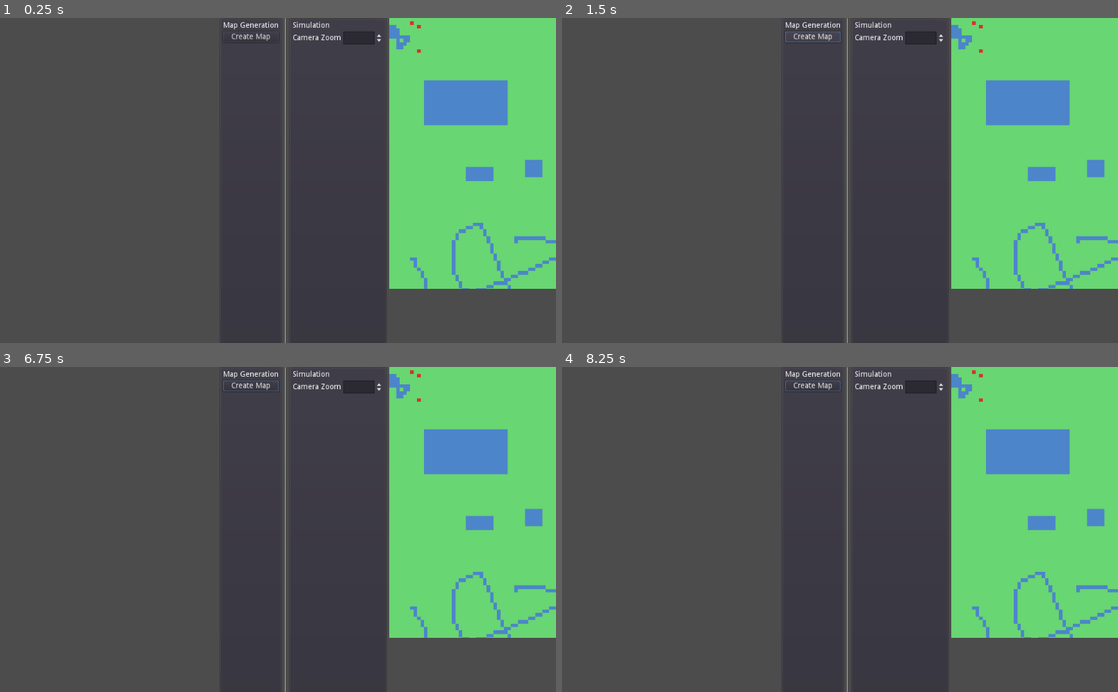
Above: before the commit, frames 1-4 (two rows, left to right).
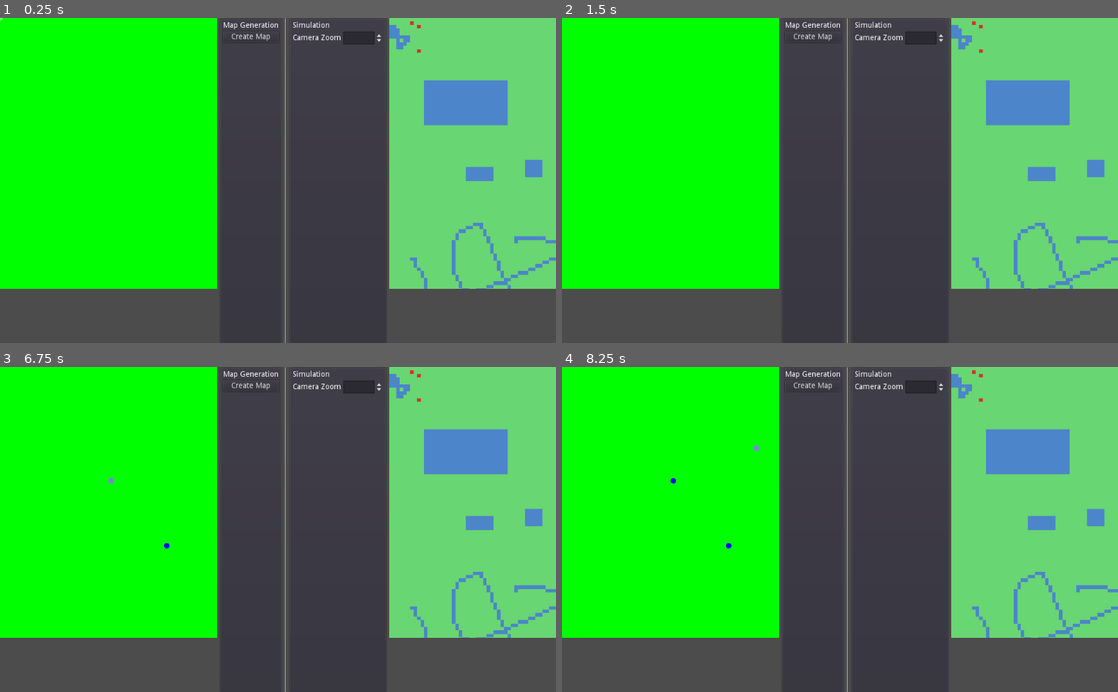
Above: after the commit, the same moments.

Repository: PSchlagnitweit/darwin_selection
Game: Godot game, scene res://scenes/Main.tscn
Same seed, same stepped clock (60 frames per second), same inputs: the game is played once before the commit and once after it. This scene is started directly instead of the project's main scene.
Inputs (mouse positions are in pixels of both pictures, inside the frame that each line leads up to):
- Up to frame 1 (0.25 s): no input
- Up to frame 2 (1.5 s): click "Create Map" at 0.5 s; click "Create Map" at 1.25 s
- Up to frame 3 (6.75 s): click "Create Map" at 2 s; tap Enter at 2.75, 4.25, 5.75 s; move the mouse to (400, 513) at 2.77 s; click (400, 513) at 2.92 s; tap Space at 3.5, 5, 6.5 s; move the mouse to (166, 545) at 3.52 s; click (166, 545) at 3.67 s; move the mouse to (333, 458) at 4.27 s; click (333, 458) at 4.42 s; move the mouse to (250, 594) at 5.02 s; click (250, 594) at 5.17 s; move the mouse to (444, 578) at 5.77 s; click (444, 578) at 5.92 s; move the mouse to (111, 480) at 6.52 s; click (111, 480) at 6.67 s
- Up to frame 4 (8.25 s): move the mouse to (867, 529) at 7.27 s; click (867, 529) at 7.42 s; move the mouse to (756, 448) at 8.02 s; click (756, 448) at 8.17 s

The runs differ from the first frame. In frame 1, 33% of the frame differs, in the area x 0-40%, y 0-84%; in frame 2, 33%, in the area x 0-51%, y 0-84%; in frame 3, 33%; in frame 4, 33%.

Commit message:
feat(mapgen): Enable Drawing on mapgen

Diff:
--- /dev/null
+++ b/material/MapGen.shader
@@ -0,0 +1,94 @@
+shader_type canvas_item;
+
+uniform bool mouse_pressed = false;
+uniform int mouse_button_index;
+uniform vec2 mouse_position = vec2(0., 0.);
+uniform float fireProbability;
+uniform float treeProbability;
+uniform float click_threshold = 1.0;
+
+const int LEFT_CLICK = 1;
+const int RIGHT_CLICK = 2;
+const int MIDDLE_CLICK = 3;
+
+const vec4 food = vec4(1.0, 0.0, 0.0, 1.0);
+const vec4 land = vec4(0.0, 1.0, 0.0, 1.0);
+const vec4 water = vec4(0.0, 0.0, 1.0, 1.0);
+
+const vec2 top_left_offset = vec2(-1.0, -1.0);
+const vec2 top_middle_offset = vec2(0.0, -1.0);
+const vec2 top_right_offset = vec2(1.0, -1.0);
+const vec2 center_left_offset = vec2(-1.0, 0.0);
+const vec2 center_right_offset = vec2(1.0, 0.0);
+const vec2 bottom_left_offset = vec2(-1.0, 1.0);
+const vec2 bottom_middle_offset = vec2(0.0, 1.0);
+const vec2 bottom_right_offset = vec2(1.0, 1.0);
+
+const vec4 epsilon = vec4(0.001);
+
+// https://godotshaders.com/snippet/random-value/
+float random (vec2 uv) {
+	uv =  sin(uv + TIME);
+    return fract(sin(dot(uv.xy,
+        vec2(12.9898,78.233))) * 43758.5453123);
+}
+
+
+void fragment() {
+	vec2 uv = SCREEN_UV;
+	vec2 sz = SCREEN_PIXEL_SIZE;
+
+	vec4 cell = texture(TEXTURE, SCREEN_UV);
+	if(cell.a < 1.0) {
+		cell = land;
+	}
+
+	vec4 result = cell;
+
+	if(mouse_pressed && length((uv / sz) - mouse_position) < click_threshold) {
+		if (mouse_button_index == LEFT_CLICK) {
+			result = water;
+		} else if(mouse_button_index == RIGHT_CLICK) {
+			result = land;
+		} else if(mouse_button_index == MIDDLE_CLICK) {
+			result = food;
+		}
+	}
+	// TODO generation logic
+
+//	else if (cell.g > 0.0) {
+//
+//		// Moore Neighbourhood
+////			int neighbourFireCount =
+////				(texture(TEXTURE, SCREEN_UV + top_left_offset * SCREEN_PIXEL_SIZE).r > 0.0 ? 1 : 0) +
+////				(texture(TEXTURE, SCREEN_UV + top_middle_offset * SCREEN_PIXEL_SIZE).r > 0.0 ? 1 : 0) +
+////				(texture(TEXTURE, SCREEN_UV + top_right_offset * SCREEN_PIXEL_SIZE).r > 0.0 ? 1 : 0) +
+////				(texture(TEXTURE, SCREEN_UV + center_left_offset * SCREEN_PIXEL_SIZE).r > 0.0 ? 1 : 0) +
+////				(texture(TEXTURE, SCREEN_UV + center_right_offset * SCREEN_PIXEL_SIZE).r > 0.0 ? 1 : 0) +
+////				(texture(TEXTURE, SCREEN_UV + bottom_left_offset * SCREEN_PIXEL_SIZE).r > 0.0 ? 1 : 0) +
+////				(texture(TEXTURE, SCREEN_UV + bottom_middle_offset * SCREEN_PIXEL_SIZE).r > 0.0 ? 1 : 0) +
+////				(texture(TEXTURE, SCREEN_UV + bottom_right_offset * SCREEN_PIXEL_SIZE).r > 0.0 ? 1 : 0);
+//		// Von Neumann neighbourhood
+//		int neighbourFireCount =
+//			(texture(TEXTURE, SCREEN_UV + top_middle_offset * SCREEN_PIXEL_SIZE).r > 0.0 ? 1 : 0) +
+//			(texture(TEXTURE, SCREEN_UV + center_left_offset * SCREEN_PIXEL_SIZE).r > 0.0 ? 1 : 0) +
+//			(texture(TEXTURE, SCREEN_UV + center_right_offset * SCREEN_PIXEL_SIZE).r > 0.0 ? 1 : 0) +
+//			(texture(TEXTURE, SCREEN_UV + bottom_middle_offset * SCREEN_PIXEL_SIZE).r > 0.0 ? 1 : 0);
+//
+//		// A cell containing a tree will catch on fire, if at least one neighbor is on fire
+//		// A cell containing a tree without a neighbor on fire will catch fire with a probability
+//		if(neighbourFireCount > 0) {
+//			result = fire;
+//		} else if(random(uv) < fireProbability) {
+//			result = fire;
+//		}
+//	} else if (cell.r > 0.0) {
+//		// A cell with a burning tree will become empty
+//		result = empty;
+//	} else if(random(uv) < treeProbability) {
+//		// An empty cell will grow a new tree with a probability
+//		result = tree;
+//	}
+
+	COLOR = result;
+}
--- /dev/null
+++ b/material/MapGenShaderMaterial.tres
@@ -0,0 +1,12 @@
+[gd_resource type="ShaderMaterial" load_steps=2 format=2]
+
+[ext_resource path="res://material/MapGen.shader" type="Shader" id=1]
+
+[resource]
+shader = ExtResource( 1 )
+shader_param/mouse_pressed = false
+shader_param/mouse_button_index = null
+shader_param/mouse_position = Vector2( 0, 0 )
+shader_param/fireProbability = null
+shader_param/treeProbability = null
+shader_param/click_threshold = 1.0
--- a/scenes/Main.tscn
+++ b/scenes/Main.tscn
@@ -1,7 +1,8 @@
-[gd_scene load_steps=3 format=2]
+[gd_scene load_steps=4 format=2]
 
 [ext_resource path="res://scenes/TileMap.tscn" type="PackedScene" id=1]
 [ext_resource path="res://scripts/SimulationUI.gd" type="Script" id=2]
+[ext_resource path="res://scenes/MapGen.tscn" type="PackedScene" id=3]
 
 [node name="MarginContainer" type="MarginContainer"]
 margin_right = 2092.0
@@ -19,6 +20,8 @@
 size = Vector2( 400, 500 )
 handle_input_locally = false
 render_target_update_mode = 3
+
+[node name="MapGen" parent="VBoxContainer/MapGenViewportContainer/Viewport" instance=ExtResource( 3 )]
 
 [node name="HBoxContainer" type="HBoxContainer" parent="VBoxContainer"]
 margin_left = 404.0
--- /dev/null
+++ b/scenes/MapGen.tscn
@@ -0,0 +1,37 @@
+[gd_scene load_steps=6 format=2]
+
+[ext_resource path="res://scripts/mapgen/Sprite1.gd" type="Script" id=1]
+[ext_resource path="res://scripts/mapgen/Sprite2.gd" type="Script" id=2]
+[ext_resource path="res://scripts/mapgen/TextureRectFinalDisplay.gd" type="Script" id=3]
+[ext_resource path="res://material/MapGenShaderMaterial.tres" type="Material" id=4]
+
+[sub_resource type="ViewportTexture" id=1]
+viewport_path = NodePath("Viewport2")
+
+[node name="MapGen" type="Control"]
+margin_right = 40.0
+margin_bottom = 40.0
+
+[node name="Viewport1" type="Viewport" parent="."]
+size = Vector2( 500, 500 )
+transparent_bg = true
+
+[node name="Sprite1" type="Sprite" parent="Viewport1"]
+material = ExtResource( 4 )
+scale = Vector2( 2, 2 )
+script = ExtResource( 1 )
+
+[node name="Viewport2" type="Viewport" parent="."]
+size = Vector2( 500, 500 )
+transparent_bg = true
+
+[node name="Sprite2" type="Sprite" parent="Viewport2"]
+material = ExtResource( 4 )
+scale = Vector2( 2, 2 )
+script = ExtResource( 2 )
+
+[node name="TextureRectFinalDisplay" type="TextureRect" parent="."]
+margin_right = 40.0
+margin_bottom = 40.0
+texture = SubResource( 1 )
+script = ExtResource( 3 )
--- /dev/null
+++ b/scripts/mapgen/Sprite1.gd
@@ -0,0 +1,5 @@
+extends Sprite
+
+func _ready():
+	self.texture = $"../../Viewport2".get_texture()
+	self.texture.set_flags(self.texture.flags | Texture.FLAG_REPEAT)
--- /dev/null
+++ b/scripts/mapgen/Sprite2.gd
@@ -0,0 +1,5 @@
+extends Sprite
+
+func _ready():
+	self.texture = $"../../Viewport1".get_texture()
+	self.texture.set_flags(self.texture.flags | Texture.FLAG_REPEAT)
--- /dev/null
+++ b/scripts/mapgen/TextureRectFinalDisplay.gd
@@ -0,0 +1,49 @@
+extends TextureRect
+
+onready var Sprite1 = $"../Viewport1/Sprite1"
+
+var frameCount = 0
+var valid_mouse_pos: bool = true
+var mouse_pos: Vector2
+var click_threshold: float
+
+func _ready():
+
+	on_click_threshold_change(5.0)
+
+	pass # Replace with function body.
+
+func on_click_threshold_change(value):
+	click_threshold = value
+	Sprite1.material.set_shader_param("click_threshold", value)
+
+func _input(event: InputEvent):
+	if not event is InputEventMouse:
+		return
+
+	if not Sprite1:
+		print("Could not mount Sprite1")
+		return
+
+	if event is InputEventMouseButton:
+		if event.button_index == 4:
+			on_click_threshold_change(click_threshold - 1)
+		elif event.button_index == 5:
+			on_click_threshold_change(click_threshold + 1)
+
+		if valid_mouse_pos:
+			Sprite1.material.set_shader_param("mouse_pressed", event.pressed)
+			Sprite1.material.set_shader_param("mouse_button_index", event.button_index)
+
+	if event is InputEventMouseMotion:
+		mouse_pos = event.position
+		# var ui_rect: Rect2 = UIContainer.get_rect()
+		# valid_mouse_pos  = not ui_rect.has_point(mouse_pos)
+		Sprite1.material.set_shader_param("mouse_position", mouse_pos)
+
+func _physics_process(_delta):
+	update()
+
+func _draw():
+	if valid_mouse_pos:
+		draw_circle(mouse_pos, click_threshold, Color(1.0, 1.0, 1.0, 0.5))
